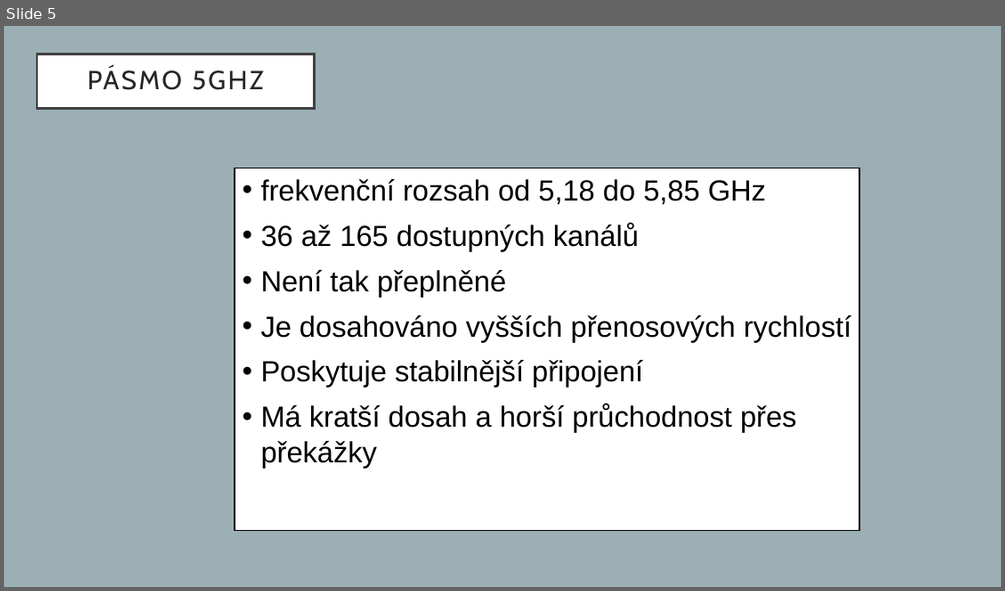
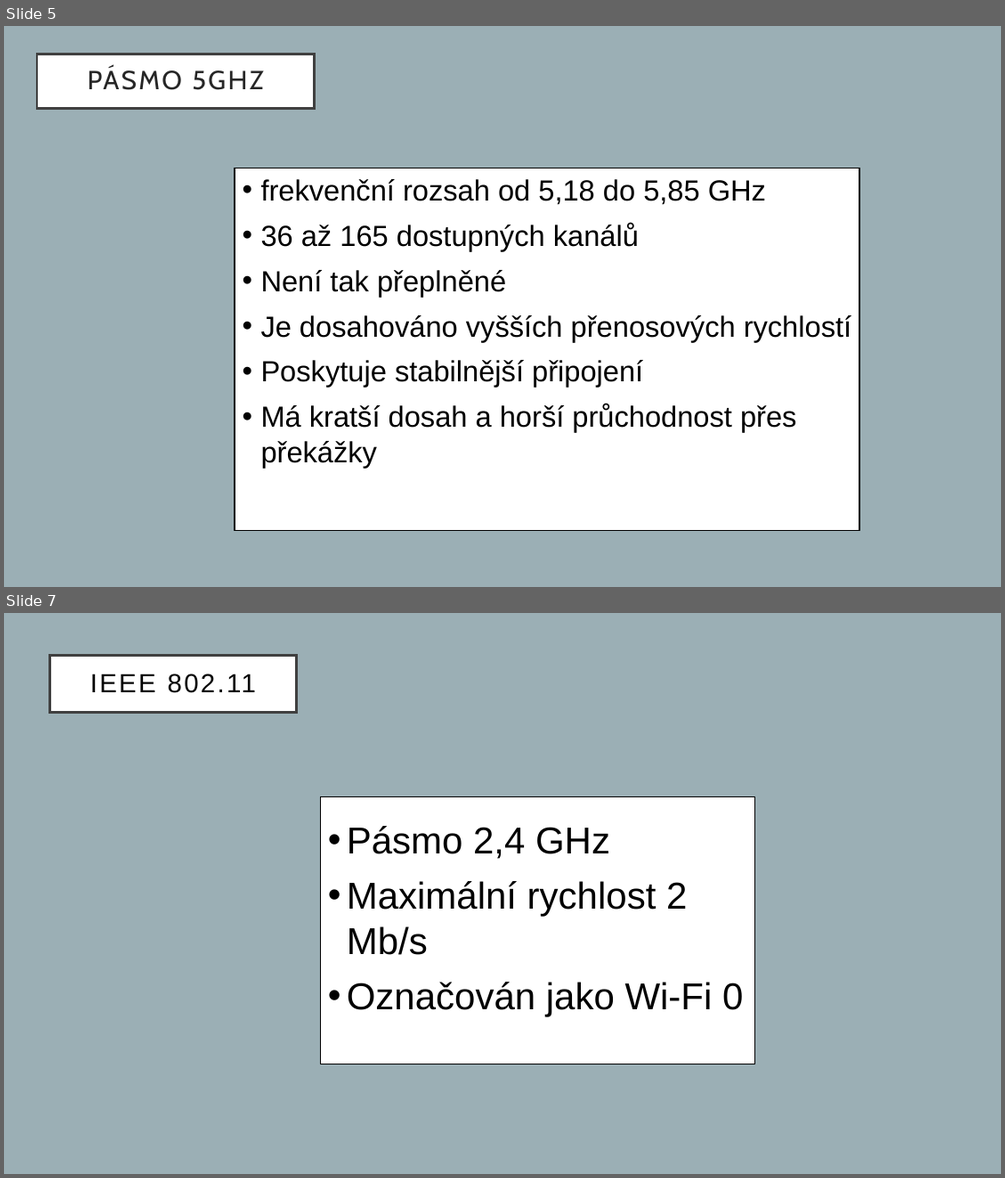
Before and after one commit to proch4zkov4/prezentace-wifi, a slide deck: prochazkova.pptx. Shown one above the other, each under a label of ours: slide 5 before the commit, slides 5 and 7 after it; the slides between them are not shown. The pictures are 1005x591 and 1005x1178 pixels, drawn with LibreOffice and Linux fonts; fonts in the diff are those of the drawing. Boxes give left, top, right and bottom in pixels: in the first picture for what was removed or moved away, otherwise in the second. Text is boxed around its words. In the diff, an @@ line names an element or a change of style, - is before the commit and + after.

```diff
--- a/prochazkova.pptx
+++ b/prochazkova.pptx
@@ slide 7 added at bbox=[4, 613, 1001, 1174], background #9BAFB5 @@
@@ title added at bbox=[49, 656, 297, 713], fill #FFFFFF, outline #404040 2.5 pt, 25.2 pt, text #000000 @@
+IEEE 802.11
@@ rectangle added at bbox=[320, 797, 755, 1064], fill #FFFFFF, outline #000000 1 pt @@
@@ text added at bbox=[347, 826, 743, 1016], 36 pt, text #000000 @@
+• Pásmo 2,4 GHz
+• Maximální rychlost 2 Mb/s
+• Označován jako Wi-Fi 0
```
Also in this commit, not shown: 3 slides changed, 1 other slide added, 2 slides removed.
